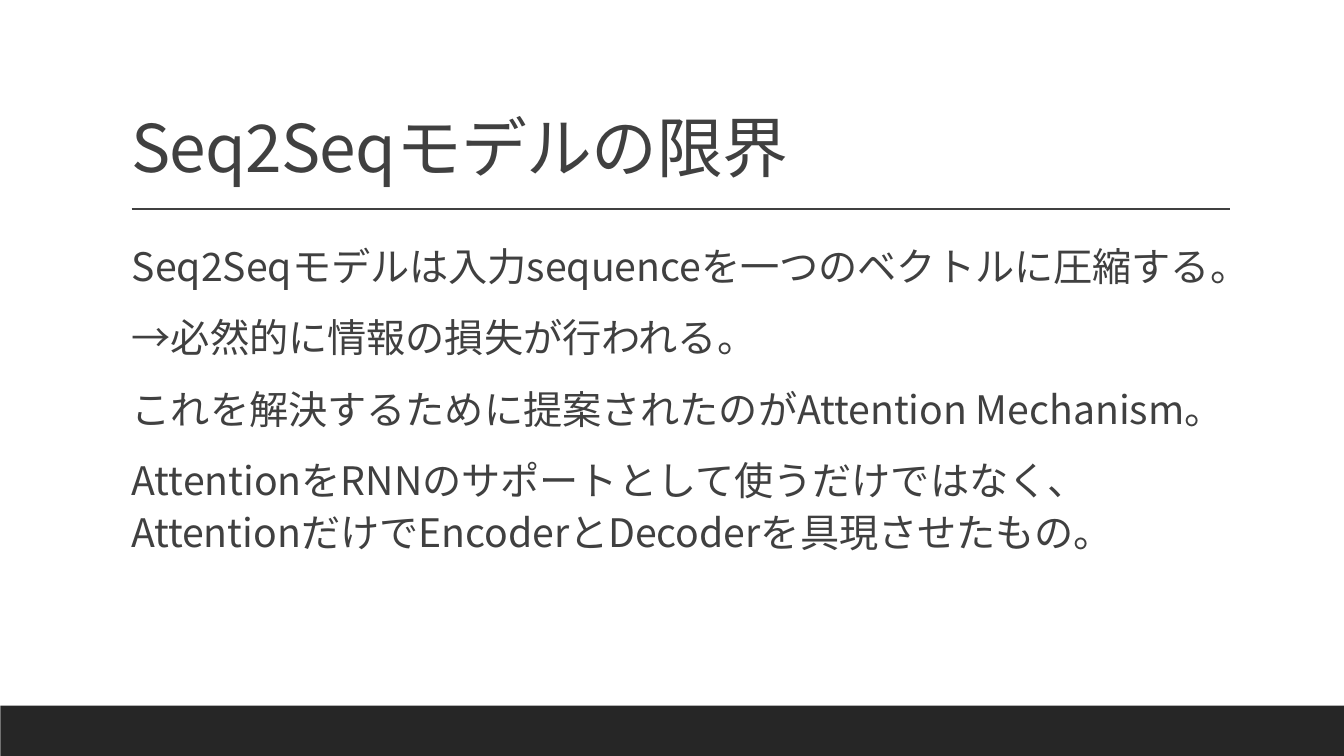
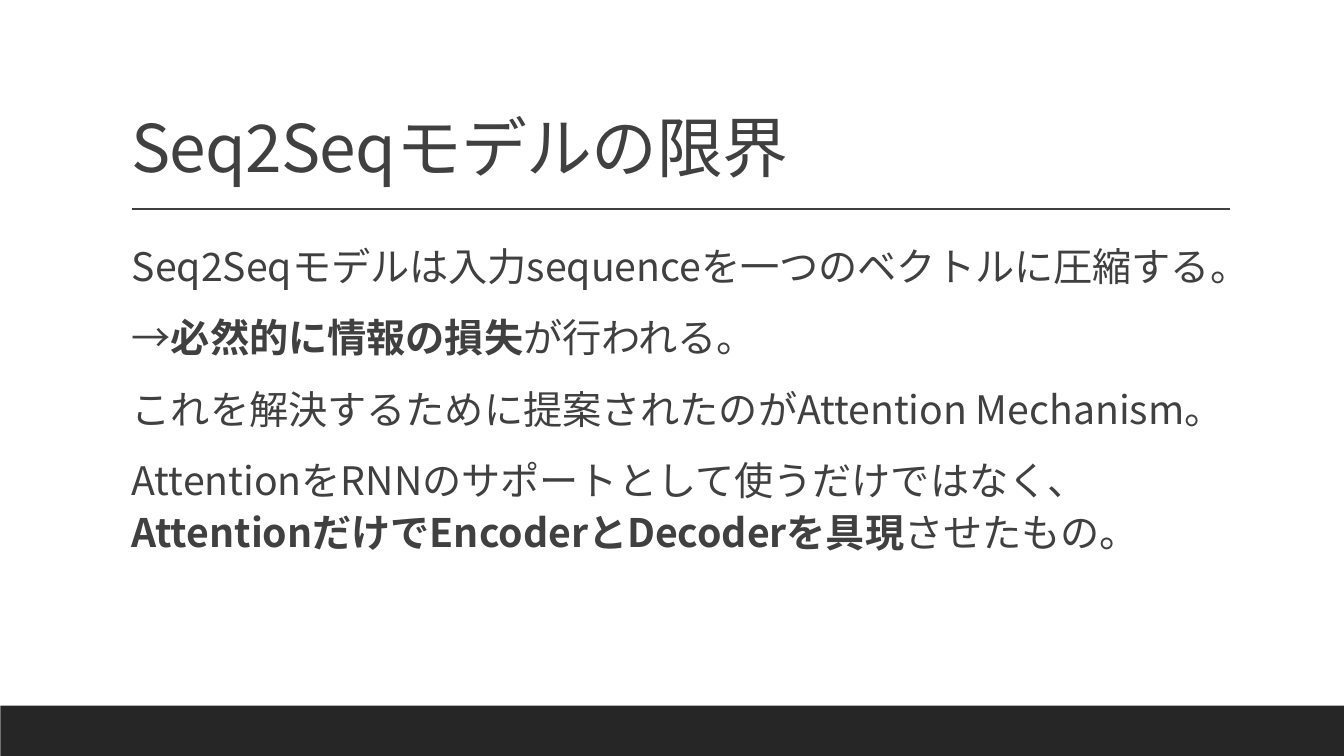
Before and after one commit to Sion1225/Study-Deeplearning-NLP, a slide deck: slide 3 of Presentation/ppt8 Transformer.pptx. Drawn at 1344x756 pixels with LibreOffice and Linux fonts; fonts in the diff are those of the drawing. Boxes give left, top, right and bottom in pixels: in the first picture for what was removed or moved away, otherwise in the second. Text is boxed around its words. In the diff, an @@ line names an element or a change of style, - is before the commit and + after.

```diff
--- a/Presentation/ppt8 Transformer.pptx
+++ b/Presentation/ppt8 Transformer.pptx
@@ text at (131,318,1139,551): bold on in "→必然的に情報の損失が行われる。", "AttentionをRNNのサポートとして使うだけではなく、AttentionだけでEncoderとDecoderを具現 ..." @@
```
Also in this commit, not shown: 5 slides added, 2 slides removed, 1 other file.
